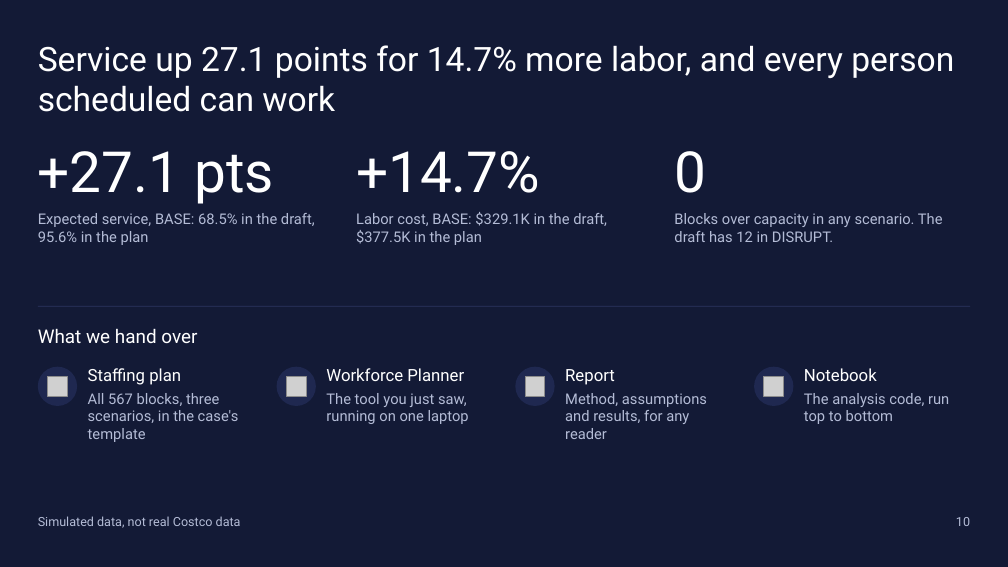
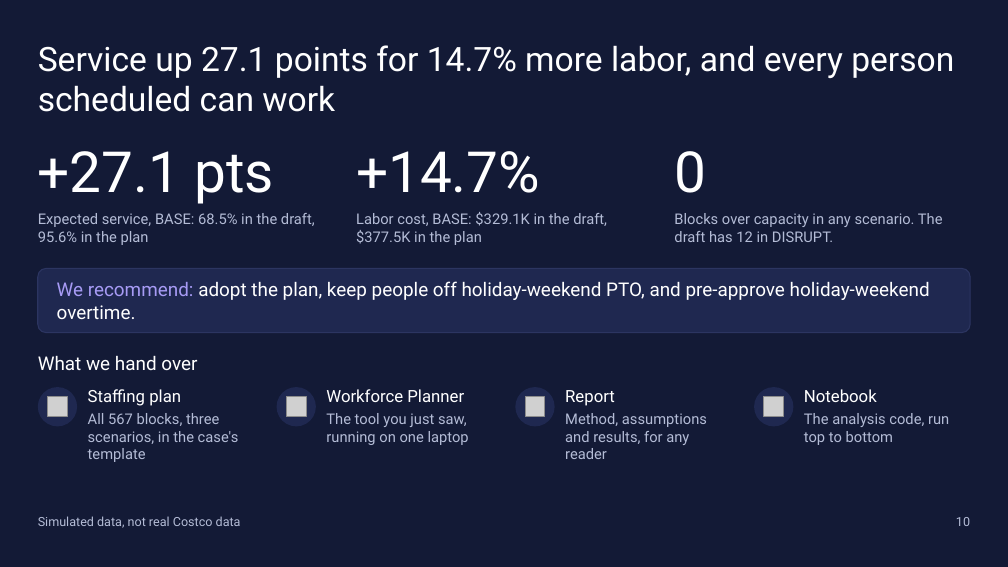
Before and after one commit to cgonztx-gif/misa-workforce-planner, a slide deck: slide 10 of deliverables/Costco_Workforce_Presentation.pptx. Drawn at 1008x567 pixels with LibreOffice and Linux fonts; fonts in the diff are those of the drawing; grey boxes stand for pictures. Boxes give left, top, right and bottom in pixels: in the first picture for what was removed or moved away, otherwise in the second. Text is boxed around its words. In the diff, an @@ line names an element or a change of style, - is before the commit and + after.

```diff
--- a/deliverables/Costco_Workforce_Presentation.pptx
+++ b/deliverables/Costco_Workforce_Presentation.pptx
@@ rounded rectangle added at [38,268,970,333], fill #1F2850, outline #2C3561 1 pt @@
@@ text added at [57,281,930,319], 18 pt, text #FFFFFF @@
+We recommend: adopt the plan, keep people off holiday-weekend PTO, and pre-approve holiday-weekend overtime.
@@ line removed from (38, 306) to (970, 306) @@
@@ text "What we hand over": place and size @@
-text "What we hand over" at [38,329,197,343]
+text "What we hand over" at [38,356,197,370]
@@ 4 pictures, 4 texts, 4 ellipses: place and size @@
-4 pictures, 4 texts, 4 ellipses at [38,367,877,406]
+4 pictures, 4 texts, 4 ellipses at [38,387,877,426]
@@ text "All 567 blocks, three scenarios, ...": place and size @@
-text "All 567 blocks, three scenarios, ..." at [88,393,239,442]
+text "All 567 blocks, three scenarios, ..." at [88,413,239,462]
@@ text "The tool you just saw, ...": place and size @@
-text "The tool you just saw, ..." at [326,393,469,424]
+text "The tool you just saw, ..." at [326,413,469,445]
@@ text "Method, assumptions and results, for ...": place and size @@
-text "Method, assumptions and results, for ..." at [565,393,707,439]
+text "Method, assumptions and results, for ..." at [565,413,707,459]
@@ text "The analysis code, run top ...": place and size @@
-text "The analysis code, run top ..." at [804,393,949,424]
+text "The analysis code, run top ..." at [804,413,949,445]
```
Also in this commit, not shown: 15 other slides changed, 35 other files.
